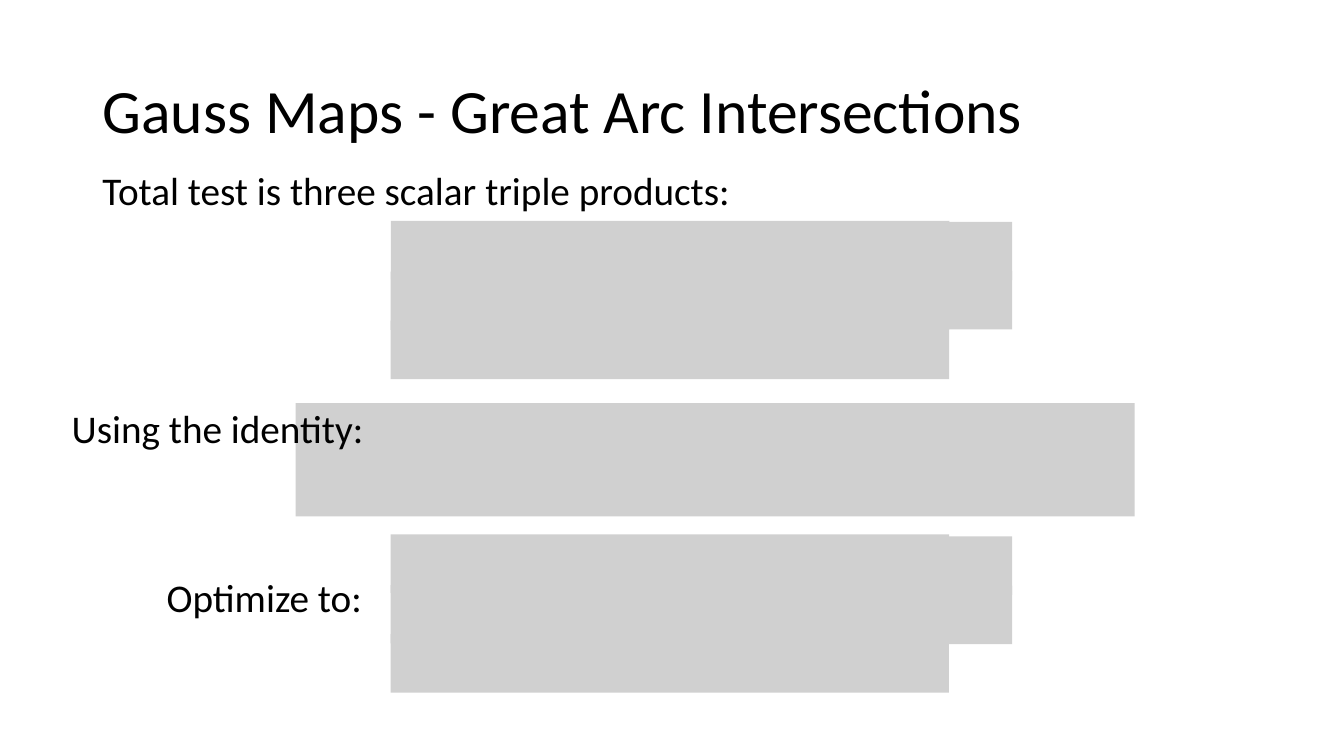
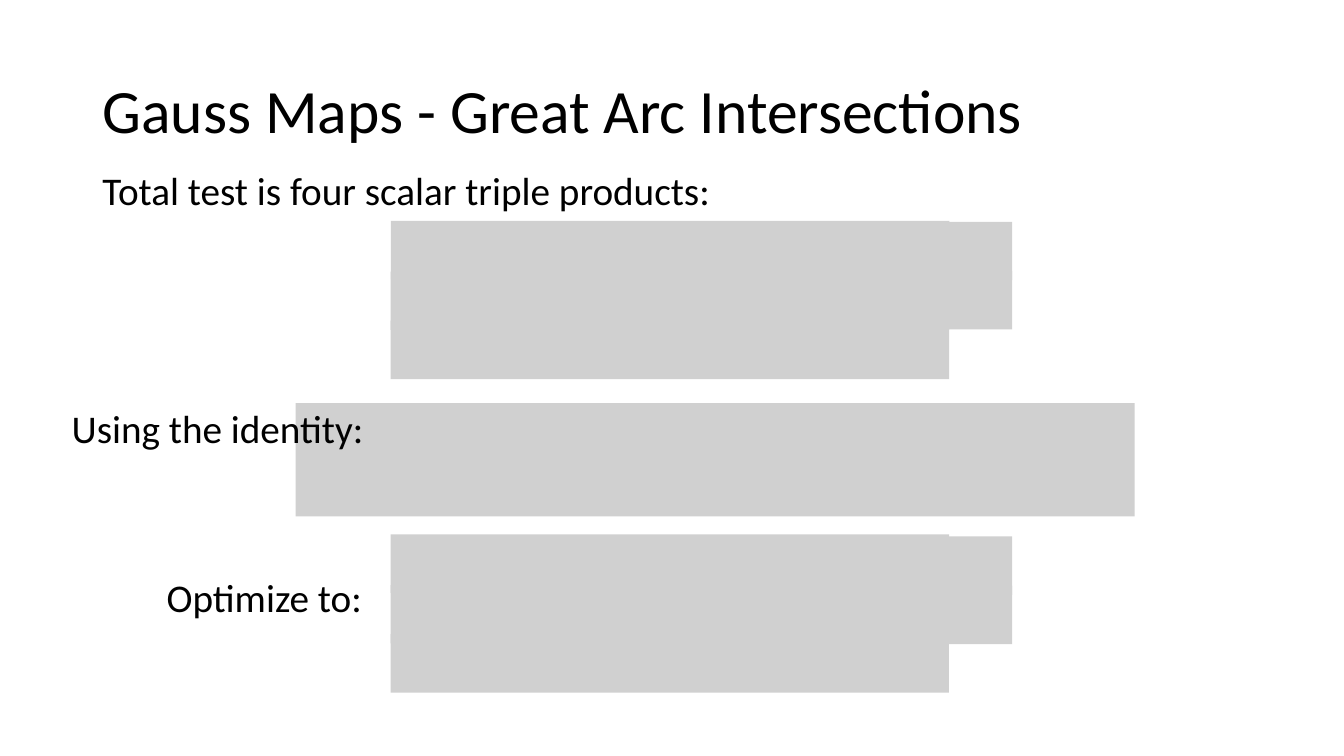
Before and after one commit to jodavis42/Presentations, a slide deck: slide 38 of CS350/SAT_Advanced.pptx. Drawn at 1344x756 pixels with LibreOffice and Linux fonts; fonts in the diff are those of the drawing; grey boxes stand for pictures. Boxes give left, top, right and bottom in pixels: in the first picture for what was removed or moved away, otherwise in the second. Text is boxed around its words. In the diff, an @@ line names an element or a change of style, - is before the commit and + after.

```diff
--- a/CS350/SAT_Advanced.pptx
+++ b/CS350/SAT_Advanced.pptx
@@ text at (102,177,710,212): text changed @@
-Total test is three scalar triple products:
+Total test is four scalar triple products:
```
Also in this commit, not shown: 2 other slides changed, 1 other file.
